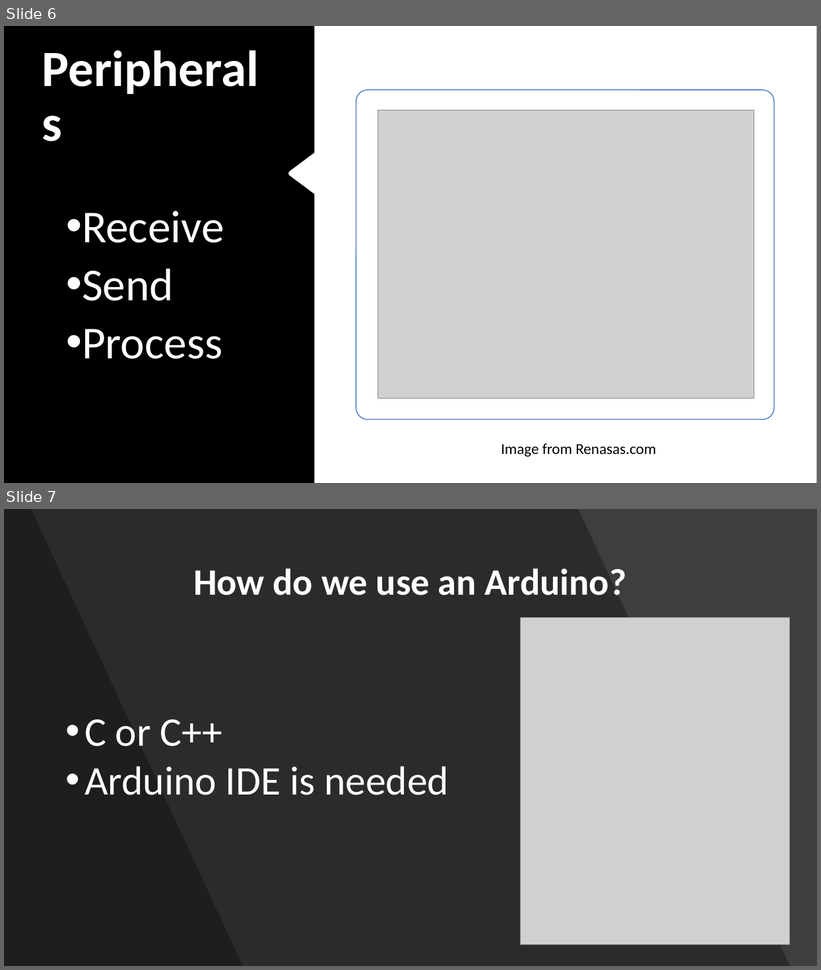
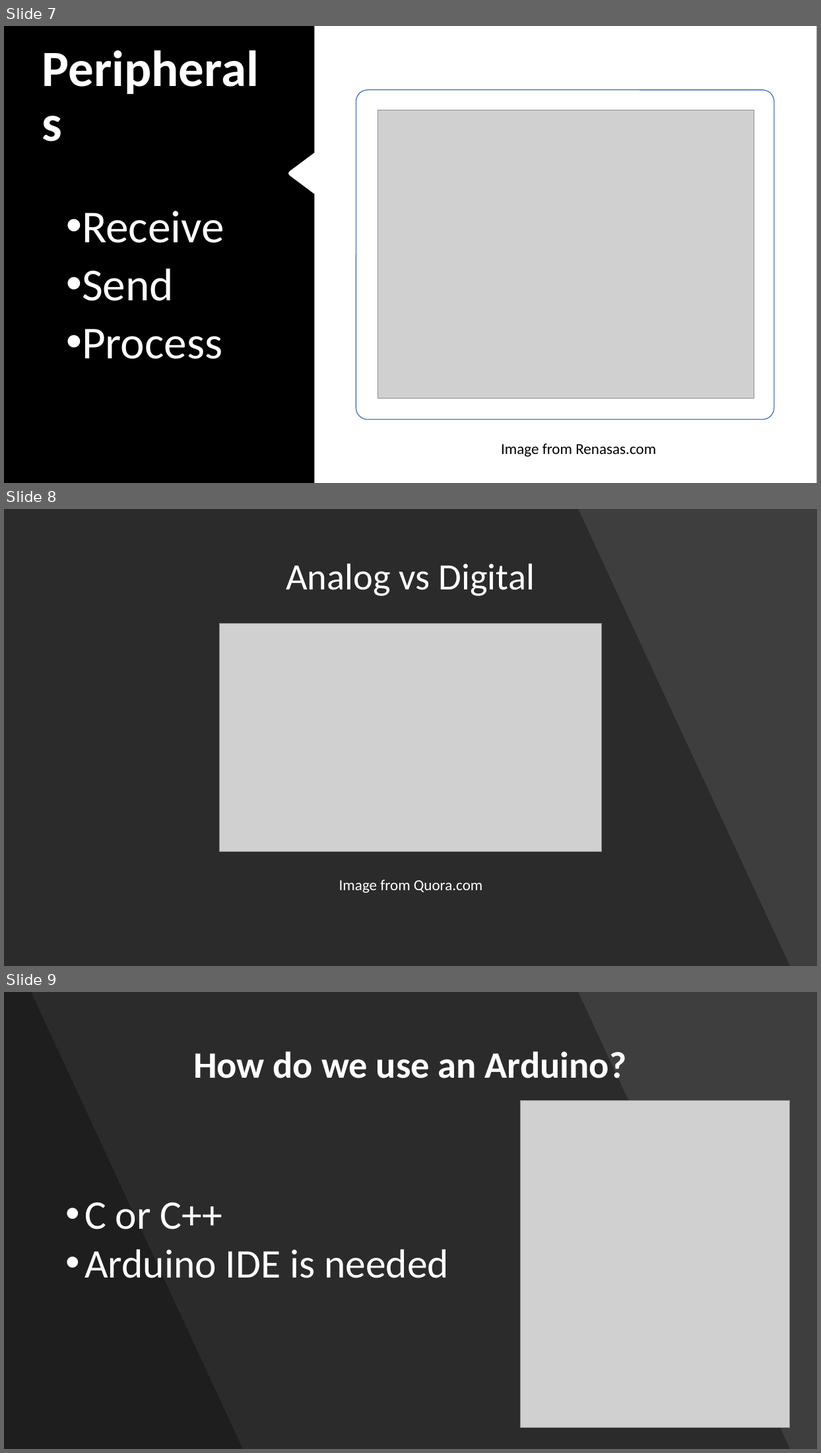
Before and after one commit to nico7/IoT-St-Pete, a slide deck: Meeting #1 Intro to Arduino/stpeteiot - meeting #1.pptx. Shown one above the other, each under a label of ours: slides 6 and 7 before the commit, slides 7, 8 and 9 after it. The pictures are 821x970 and 821x1453 pixels, drawn with LibreOffice and Linux fonts; fonts in the diff are those of the drawing; grey boxes stand for pictures. Boxes give left, top, right and bottom in pixels: in the first picture for what was removed or moved away, otherwise in the second. Text is boxed around its words. In the diff, an @@ line names an element or a change of style, - is before the commit and + after.

```diff
--- a/Meeting #1 Intro to Arduino/stpeteiot - meeting #1.pptx
+++ b/Meeting #1 Intro to Arduino/stpeteiot - meeting #1.pptx
@@ slide 8 added at bbox=[4, 509, 817, 966], background #454545 @@
@@ rectangle added at bbox=[4, 509, 817, 966], fill #000000 at 9% opacity @@
@@ freeform shape added at bbox=[4, 509, 790, 966], fill #000000 at 30% opacity @@
@@ title added at bbox=[286, 563, 535, 596], 44 pt, text #FFFFFF @@
+Analog vs Digital
@@ picture added at bbox=[219, 624, 602, 852] @@
@@ text added at bbox=[339, 880, 482, 893], 18 pt, text #FFFFFF @@
+Image from Quora.com
@@ what was slide 6 is now slide 7 @@
@@ what was slide 7 is now slide 9 @@
```
Also in this commit, not shown: 1 slide changed, 2 other slides added.
